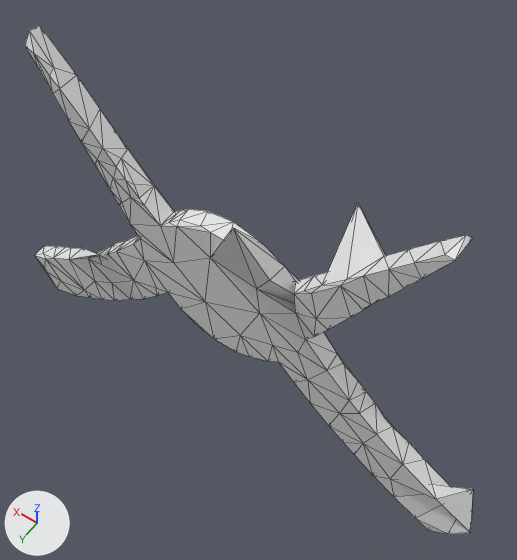
Before and after pictures for a commit that changed the OBJ model mesh_cnn/datasets/random_pertubations/T470.obj.
Camera for both pictures: a 50 mm lens placed at (-0.751, 0.894, 1.604), pointed at (-0.06, -0.073, 0.084). Every picture has the same lights, and +X, +Y and +Z are marked at lower left. Mesh edges are drawn as thin lines. Where no turn or scale is listed for an object, it has been applied to the vertices.

Names of what the first picture shows: 'T470'.
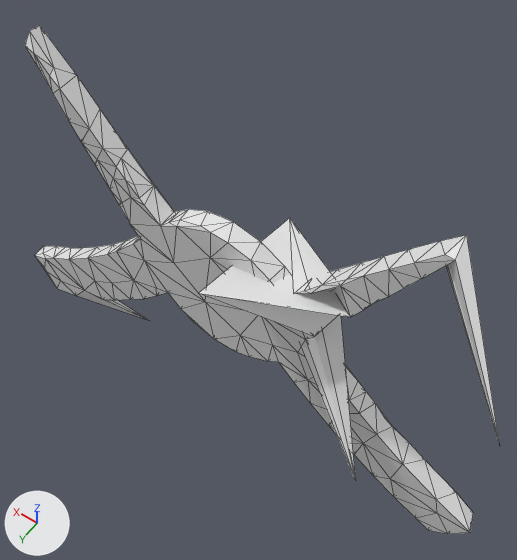
Edits to the bpy script that builds the scene:
```text
Change me_t470:
    where me_t470.from_pydata(...)  # 252 vertices, 500 faces; spans x -0.83..0.84, y -0.22..0.11, z -0.5..0.66
    used by ob_t470; location = (0.0, 0.0, 0.0)
    me_t470 part 1
    me_t470.vertices[144].co: (-0.12, 0.11, 0.5) -> (-0.11, 0.03, 0.3)  # pixel (232, 227) -> pixel (250, 260)
    me_t470.vertices[155].co: (-0.31, -0.08, 0.1) -> (-0.2, 0.03, 0.23)  # pixel (340, 321) -> not seen
    me_t470.vertices[168].co: (-0.27, -0.03, 0.11) -> (-0.53, 0.16, -0.17)  # not seen -> pixel (355, 480)
    me_t470.vertices[171].co: (-0.3, 0.03, 0.22) -> (-0.04, -0.25, 0.16)  # pixel (316, 318) -> pixel (289, 217)
    me_t470.vertices[174].co: (-0.33, 0.03, 0.2) -> (-0.06, 0.16, 0.28)  # pixel (327, 329) -> pixel (198, 293)
    me_t470.vertices[187].co: (-0.25, -0.22, 0.37) -> (-0.36, -0.03, 0.41)  # pixel (357, 202) -> pixel (361, 262)
    me_t470 part 2
    me_t470.vertices[26].co: (0.59, 0.03, -0.4) -> (0.38, -0.05, -0.45)  # pixel (88, 297) -> pixel (149, 320)
    me_t470 part 3
    me_t470.vertices[31].co: (0.41, 0.07, 0.01) -> (0.55, -0.03, -0.15)  # pixel (98, 254) -> pixel (96, 247)
    me_t470 part 4
    me_t470.vertices[229].co: (-0.57, -0.03, 0.63) -> (-0.78, 0.21, 0.44)  # pixel (472, 238) -> not seen
    me_t470 part 5
    me_t470.vertices[238].co: (-0.79, -0.01, -0.19) -> (-0.74, 0.03, -0.35)  # pixel (473, 489) -> pixel (437, 513)
```

Changed parts and their boxes (x1, y1, x2, y2) in the pictures (517 x 560 px; the box of a moved part takes in the faces that stretch with it):
'T470', reshaped
    before: (25, 25, 473, 534)
    after: (25, 25, 499, 534)
part 1 of me_t470, moved or reshaped
    before: (211, 203, 385, 337)
    after: (198, 218, 382, 481)
part 2 of me_t470, moved or reshaped
    before: (77, 290, 100, 299)
    after: (77, 290, 150, 321)
part 3 of me_t470, moved or reshaped
    before: (70, 245, 113, 262)
    after: (70, 244, 113, 259)
part 4 of me_t470, moved or reshaped
    before: (456, 235, 473, 259)
    after: (446, 236, 499, 442)
part 5 of me_t470, moved or reshaped
    before: (390, 479, 473, 534)
    after: (390, 479, 470, 534)
